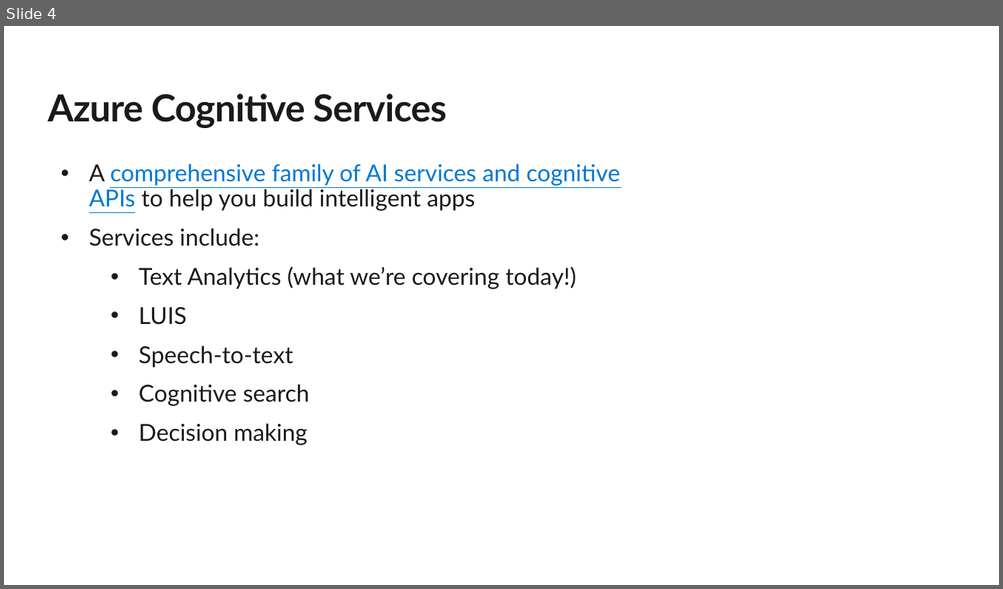
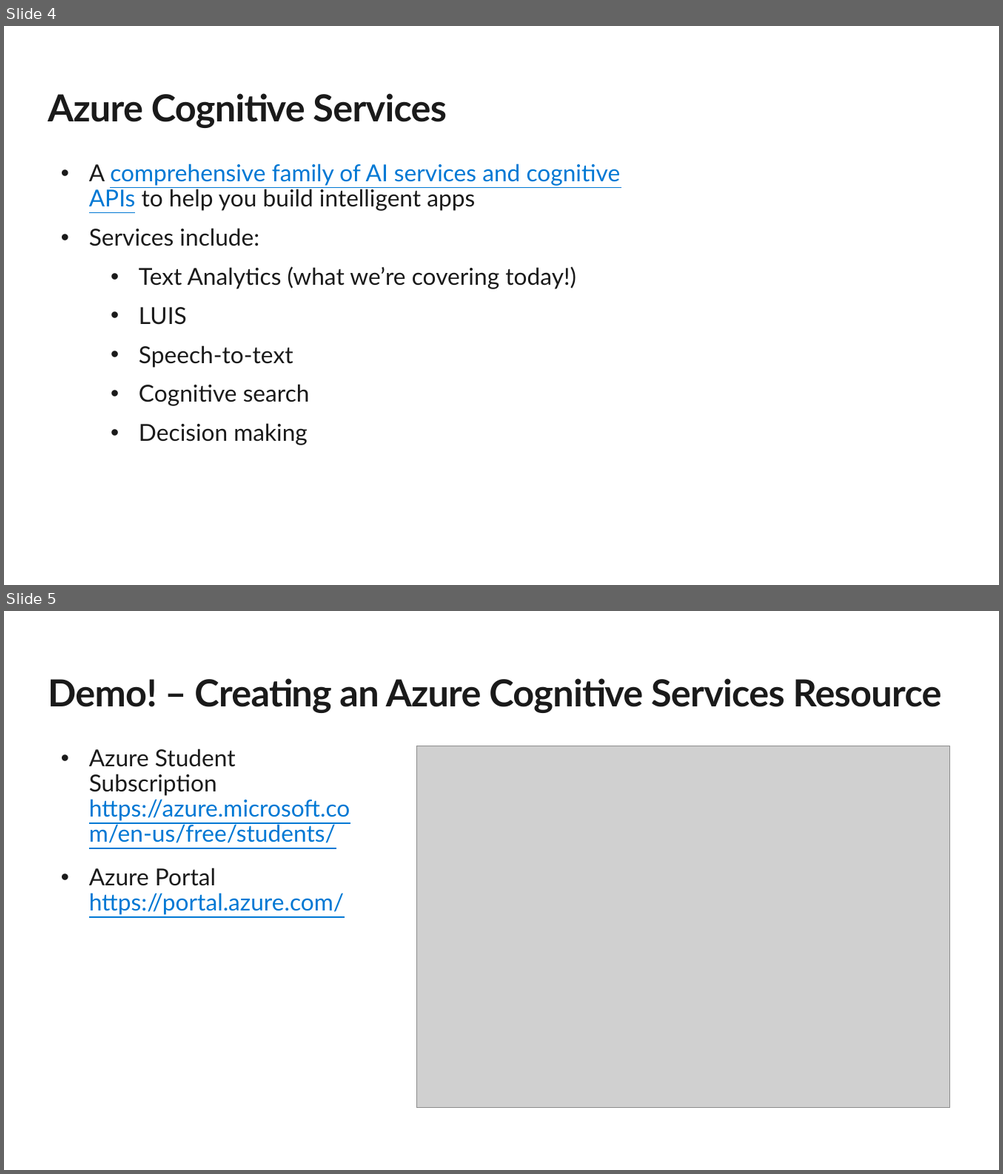
Before and after one commit to evelynluw/ucbazureworkshop, a slide deck: UC Berkeley Datathon Workshop.pptx. Shown one above the other, each under a label of ours: slide 4 before the commit, slides 4 and 5 after it. The pictures are 1003x589 and 1003x1174 pixels, drawn with LibreOffice and Linux fonts; fonts in the diff are those of the drawing; grey boxes stand for pictures; background and template pictures are left out. Boxes give left, top, right and bottom in pixels: in the first picture for what was removed or moved away, otherwise in the second. Text is boxed around its words. In the diff, an @@ line names an element or a change of style, - is before the commit and + after.

```diff
--- a/UC Berkeley Datathon Workshop.pptx
+++ b/UC Berkeley Datathon Workshop.pptx
@@ slide 5 added at (4, 611, 999, 1170), background #FFFFFF @@
@@ title added at (48, 678, 942, 713), 36 pt, text #1A1A1A, bold @@
+Demo! – Creating an Azure Cognitive Services Resource
@@ text added at (89, 749, 350, 915), 22.7 pt, text #0078D4, underline @@
+• Azure Student Subscription https://azure.microsoft.com/en-us/free/students/
+• Azure Portal https://portal.azure.com/
@@ picture added at (417, 746, 950, 1108) @@
```
Also in this commit, not shown: 5 slides changed, 1 slide removed.
